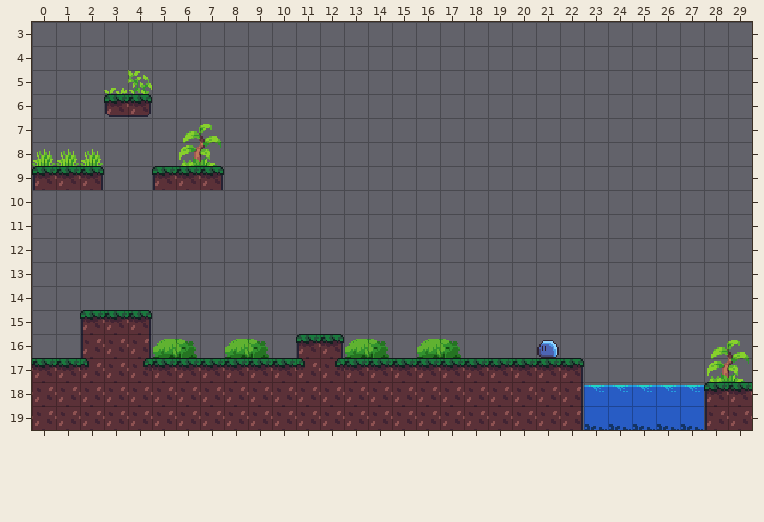
Level history. Tiled map: cmake-build-debug/Assets/Maps/map.tmx. Above is the file before it was changed.
Cells are 16x16 px. Shown: x 0..29, y 3..19.
Now the later version:
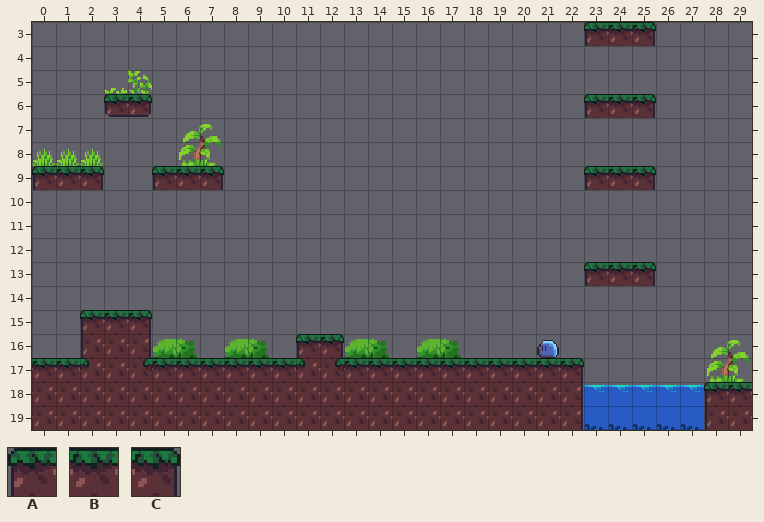
Key: from "ForestTiles": A 0, B 1, C 2.
_ is an empty cell.
What changed:
Layer "Tile Layer 2":
Tile A now appears in row 3 at x 23; in row 6 at x 23; in row 9 at x 23; in row 13 at x 23.
Tile B now appears in row 3 at x 24; in row 6 at x 24; in row 9 at x 24; in row 13 at x 24.
Tile C now appears in row 3 at x 25; in row 6 at x 25; in row 9 at x 25; in row 13 at x 25.
